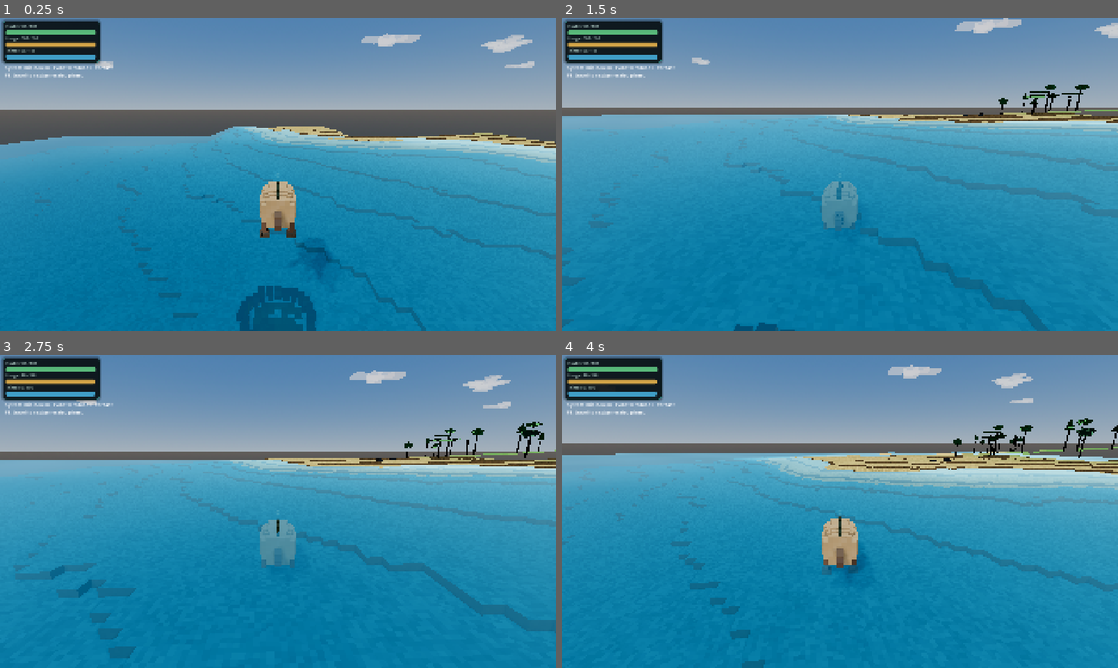
Above: before the commit, frames 1-4 (two rows, left to right).
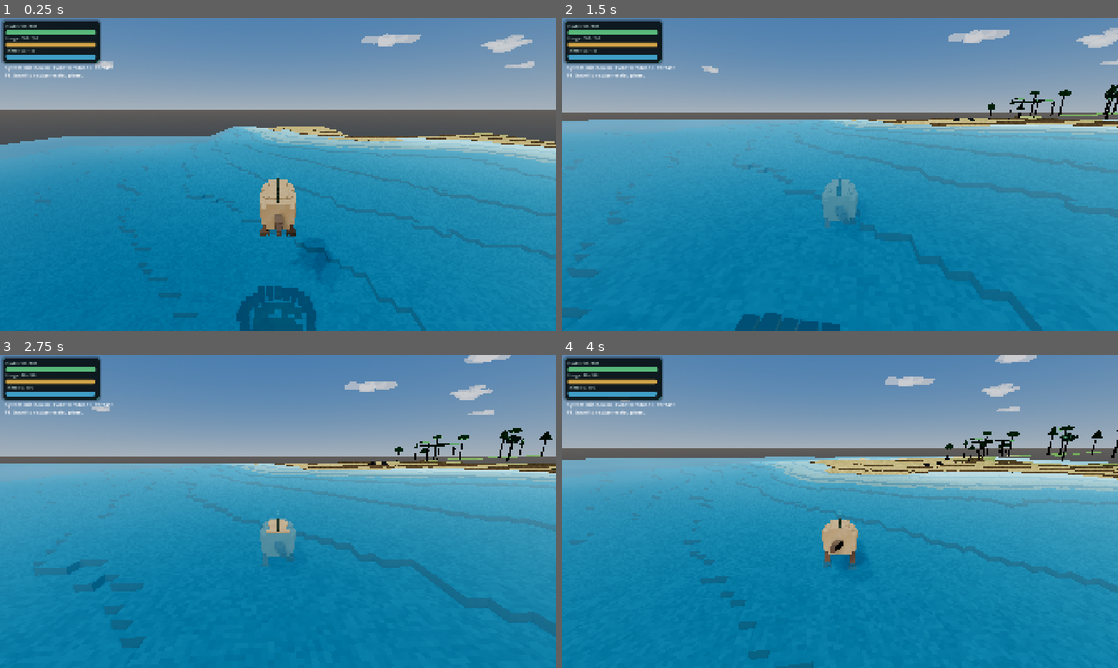
Above: after the commit, the same moments.

Repository: MajorDragonfly/voxelverse
Game: Godot game, scene res://main/main.tscn
The game is run twice, just before and just after one commit, with the same random seed, the same clock (stepped at 60 frames per second) and the same inputs.
Inputs (mouse positions are in pixels of both pictures, inside the frame that each line leads up to):
- Up to frame 1 (0.25 s): no input
- Up to frame 2 (1.5 s): tap Enter at 0.5 s; move the mouse to (867, 174) at 0.52 s; hold W (move_forward) from 0.53 s (still down); tap Space (jump) at 0.6, 0.77, 1.07 s; click (867, 174) at 0.67 s; move the mouse to (812, 174) at 1.27 s; click (812, 174) at 1.35 s
- Up to frame 3 (2.75 s): keep holding W (move_forward); tap Space (jump) at 1.52, 1.55, 1.82, 2.3 s; move the mouse to (289, 505) at 2.02 s; tap L at 2.1 s
- Up to frame 4 (4 s): keep holding W (move_forward); move the mouse to (834, 517) at 2.77 s; tap R at 2.85 s; click (834, 517) at 2.92 s; tap Space (jump) at 3.02, 3.05, 3.32, 3.77, 3.8 s; move the mouse to (878, 514) at 3.52 s; tap Tab at 3.6 s

The runs differ from the first frame. In frame 1, 0.3% of the frame differs, in the area x 46-54%, y 51-71%; in frame 2, 8.4%; in frame 3, 8.9%; in frame 4, 10%, in the area x 0-100%, y 0-100%.

Commit message:
Remove legacy player bridge and fix locomotion visual binding

Diff:
--- a/creatures/runtime/creature_runtime_visual.gd
+++ b/creatures/runtime/creature_runtime_visual.gd
@@ -29,15 +29,14 @@
 func _unhandled_input(event: InputEvent) -> void:
 	if not (event is InputEventKey):
 		return
-	if not event.pressed or event.echo:
+	if not event.pressed or event.echo or event.keycode != KEY_F2:
 		return
-	if event.keycode != KEY_F2:
-		return
+	var save_service := get_node_or_null("/root/SaveGameService")
+	if save_service != null and save_service.has_method("save_now"):
+		save_service.call("save_now")
 	Input.mouse_mode = Input.MOUSE_MODE_VISIBLE
 	get_viewport().set_input_as_handled()
-	var change_error: Error = get_tree().change_scene_to_file(
-		CREATURE_EDITOR_SCENE
-	)
+	var change_error: Error = get_tree().change_scene_to_file(CREATURE_EDITOR_SCENE)
 	if change_error != OK:
 		push_error("Could not open Creature Builder: %s" % change_error)
 
@@ -50,19 +49,32 @@
 	var migrated: bool = AttachmentNormalizer.normalize(blueprint)
 	if migrated:
 		AssemblyV7.save_to_file(blueprint)
-
-	_hide_legacy_player_systems()
+	_sync_progression_from_creature()
 	_build_runtime_preview()
 	_disable_preview_collisions(self)
 	if apply_blueprint_stats:
 		_apply_stats_to_player()
 
 
+func reload_from_save() -> void:
+	_install_runtime_creature()
+
+
+func _sync_progression_from_creature() -> void:
+	var progression := get_node_or_null("/root/ProgressionService")
+	if progression == null or not progression.has_method("merge_unlocked_parts"):
+		return
+	var progression_data: Dictionary = blueprint.get("progression", {})
+	var unlocked: Array = progression_data.get("unlocked_parts", [])
+	progression.call("merge_unlocked_parts", unlocked)
+
+
 func _build_runtime_preview() -> void:
 	if is_instance_valid(_preview):
 		_preview.queue_free()
 	_preview = RuntimePreview.new()
-	_preview.name = "AssemblyCreatureVisual"
+	# The locomotion animator binds to this stable path.
+	_preview.name = "BlueprintCreatureVisual"
 	_preview.position = Vector3(0.0, runtime_visual_height, 0.0)
 	_preview.scale = Vector3.ONE * runtime_visual_scale
 	add_child(_preview)
@@ -70,33 +82,6 @@
 		_preview.call("set_editor_state", blueprint, -1, -1, false)
 	else:
 		_preview.call("set_blueprint", blueprint)
-
-
-func _hide_legacy_player_systems() -> void:
-	var player: Node = get_parent()
-	if player == null:
-		return
-	player.set("enable_creature_builder_debug_keys", false)
-	player.set("show_development_debug_overlay", false)
-	player.set("enable_simulation_speed_controls", false)
-	var body_mesh := player.get_node_or_null("BodyMesh") as VisualInstance3D
-	if body_mesh != null:
-		body_mesh.visible = false
-	var legacy_root := player.get_node_or_null(
-		"CreaturePartVisuals"
-	) as Node3D
-	if legacy_root != null:
-		legacy_root.visible = false
-	var debug_label := player.get_node_or_null(
-		"HUD/DevelopmentDebugLabel"
-	) as Control
-	if debug_label != null:
-		debug_label.queue_free()
-	var old_runtime_label := player.get_node_or_null(
-		"HUD/CreatureRuntimeLabel"
-	) as Control
-	if old_runtime_label != null:
-		old_runtime_label.queue_free()
 
 
 func _disable_preview_collisions(root: Node) -> void:
@@ -114,27 +99,15 @@
 	if player == null:
 		return
 	var stats: Dictionary = Blueprint.calculate_stats(blueprint)
-	var old_maximum_health: float = maxf(
-		float(player.get("maximum_health")),
-		1.0
-	)
+	var old_maximum_health: float = maxf(float(player.get("maximum_health")), 1.0)
 	var health_ratio: float = clampf(
 		float(player.get("current_health")) / old_maximum_health,
 		0.0,
 		1.0
 	)
-	var new_maximum_health: float = maxf(
-		float(stats.get("health", 100.0)),
-		25.0
-	)
-	player.set(
-		"move_speed",
-		clampf(float(stats.get("speed", 5.0)), 2.2, 11.5)
-	)
-	player.set(
-		"jump_velocity",
-		clampf(float(stats.get("jump", 6.0)), 3.0, 9.0)
-	)
+	var new_maximum_health: float = maxf(float(stats.get("health", 100.0)), 25.0)
+	player.set("move_speed", clampf(float(stats.get("speed", 5.0)), 2.2, 11.5))
+	player.set("jump_velocity", clampf(float(stats.get("jump", 6.0)), 3.0, 9.0))
 	player.set("maximum_health", new_maximum_health)
 	player.set("current_health", new_maximum_health * health_ratio)
 	player.set(
